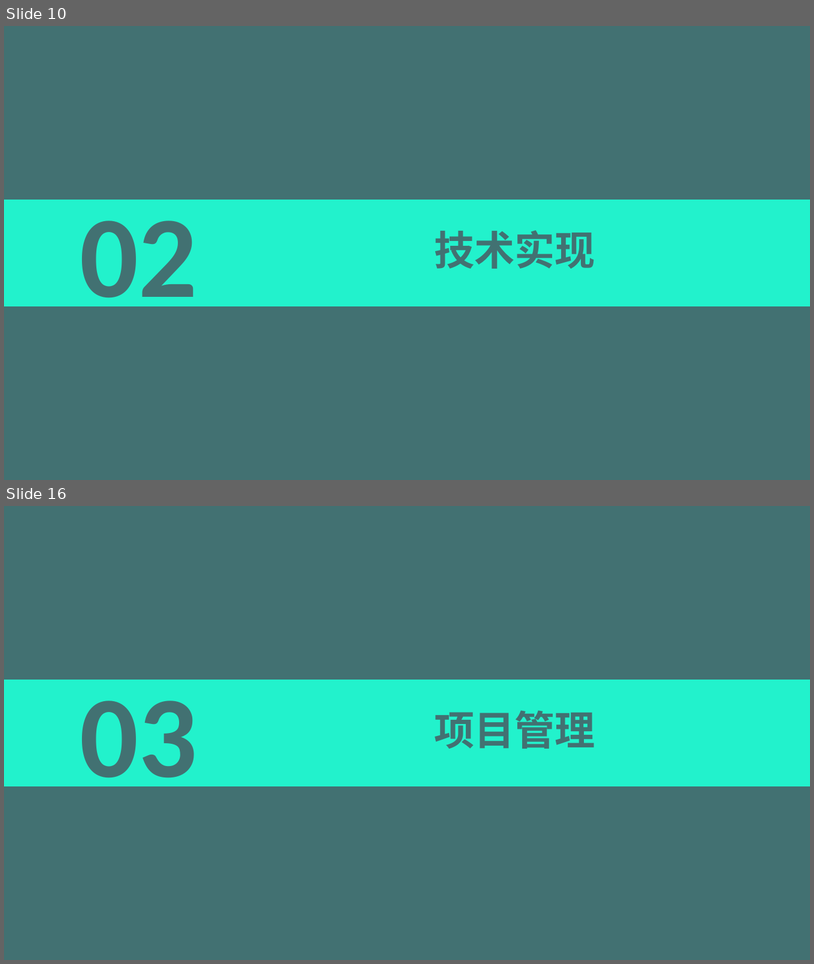
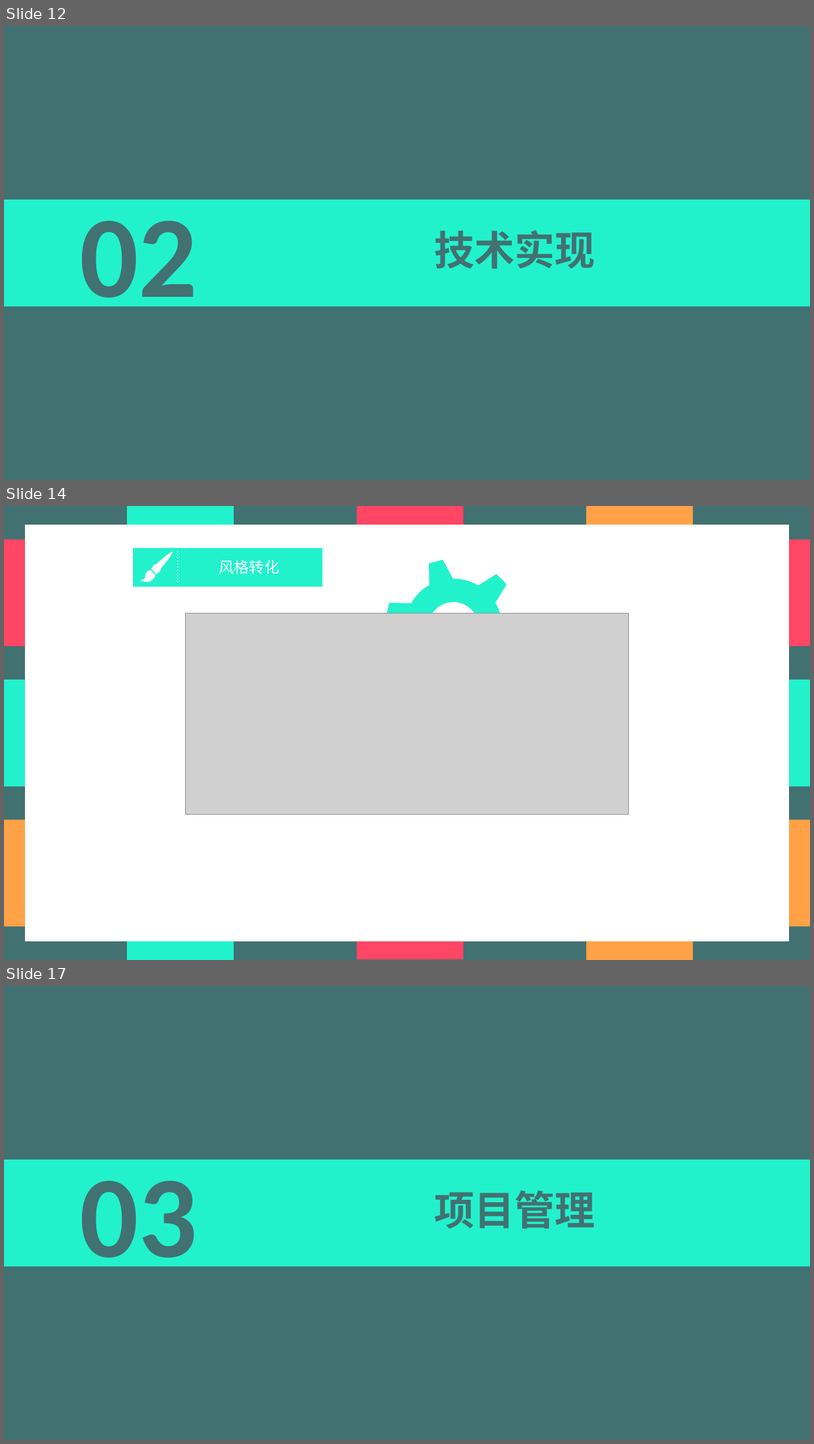
Before and after one commit to Yang-Xavier/GSDoc, a slide deck: 项目简介PPT/项目简介.pptx. Shown one above the other, each under a label of ours: slides 10 and 16 before the commit, slides 12, 14 and 17 after it; the slides between them are not shown. The pictures are 814x964 and 814x1444 pixels, drawn with LibreOffice and Linux fonts; fonts in the diff are those of the drawing; grey boxes stand for pictures. Boxes give left, top, right and bottom in pixels: in the first picture for what was removed or moved away, otherwise in the second. Text is boxed around its words. In the diff, an @@ line names an element or a change of style, - is before the commit and + after.

```diff
--- a/项目简介PPT/项目简介.pptx
+++ b/项目简介PPT/项目简介.pptx
@@ slide 14 added at (x1=4, y1=506, x2=810, y2=960), background #FFFFFF @@
@@ rectangle added at (x1=4, y1=506, x2=810, y2=960), fill #427172 @@
@@ rectangle added at (x1=128, y1=506, x2=234, y2=960), fill #22F2CC @@
@@ rectangle added at (x1=357, y1=506, x2=464, y2=959), fill #FF4664 @@
@@ rectangle added at (x1=587, y1=506, x2=693, y2=960), fill #FFA146 @@
@@ rectangle added at (x1=4, y1=539, x2=810, y2=646), fill #FF4664 @@
@@ rectangle added at (x1=25, y1=525, x2=790, y2=941), fill #FFFFFF @@
@@ freeform shape added at (x1=351, y1=526, x2=549, y2=724), fill #FFFFFF @@
@@ freeform shape added at (x1=368, y1=541, x2=540, y2=713), fill #22F2CC, outline #FFFFFF 1 pt @@
@@ group added at (x1=133, y1=548, x2=322, y2=586): 1 rectangle, 1 line, 1 text, 1 freeform shape @@
+风格转化
@@ picture added at (x1=185, y1=613, x2=629, y2=814) @@
@@ ellipse added at (x1=429, y1=602, x2=479, y2=653), fill #FFFFFF @@
@@ freeform shape added at (x1=436, y1=612, x2=469, y2=647), fill #427172, outline #F5F6F8 0.75 pt @@
@@ rectangle added at (x1=4, y1=679, x2=810, y2=786), fill #22F2CC @@
@@ freeform shape added at (x1=404, y1=672, x2=656, y2=925), fill #FFFFFF @@
@@ rectangle added at (x1=4, y1=819, x2=810, y2=926), fill #FFA146 @@
@@ freeform shape added at (x1=364, y1=837, x2=390, y2=862), fill #FFFFFF @@
@@ what was slide 10 is now slide 12 @@
@@ what was slide 16 is now slide 17 @@
```
Also in this commit, not shown: 4 slides changed, 11 other slides added, 3 slides removed.
